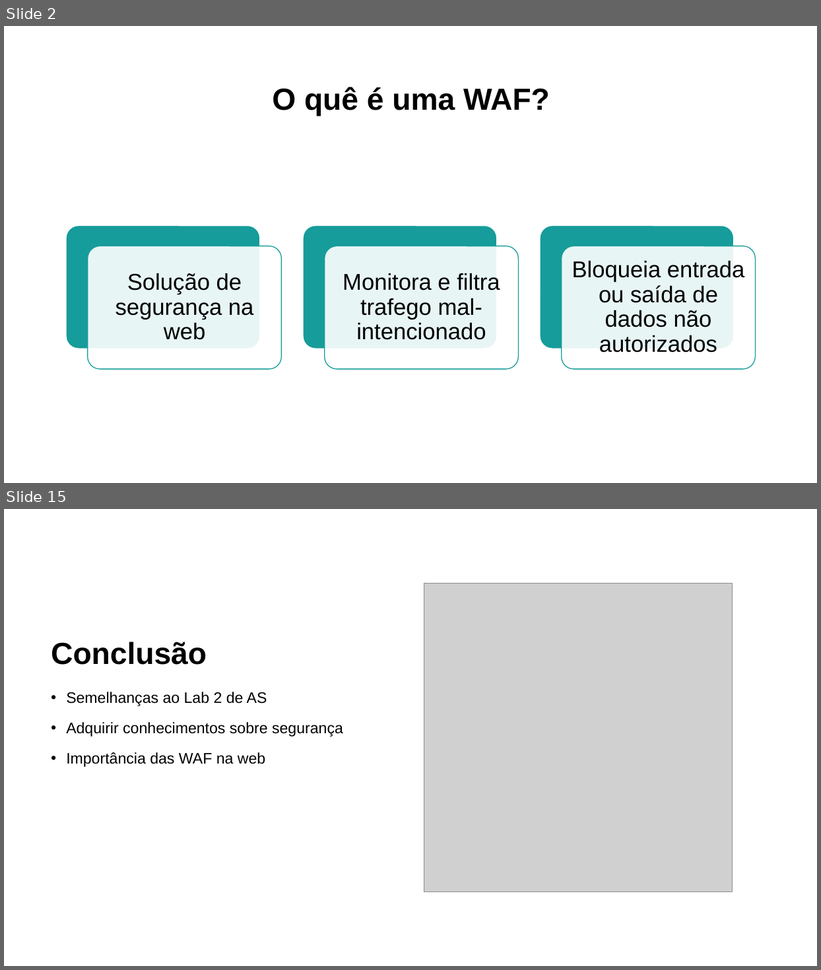
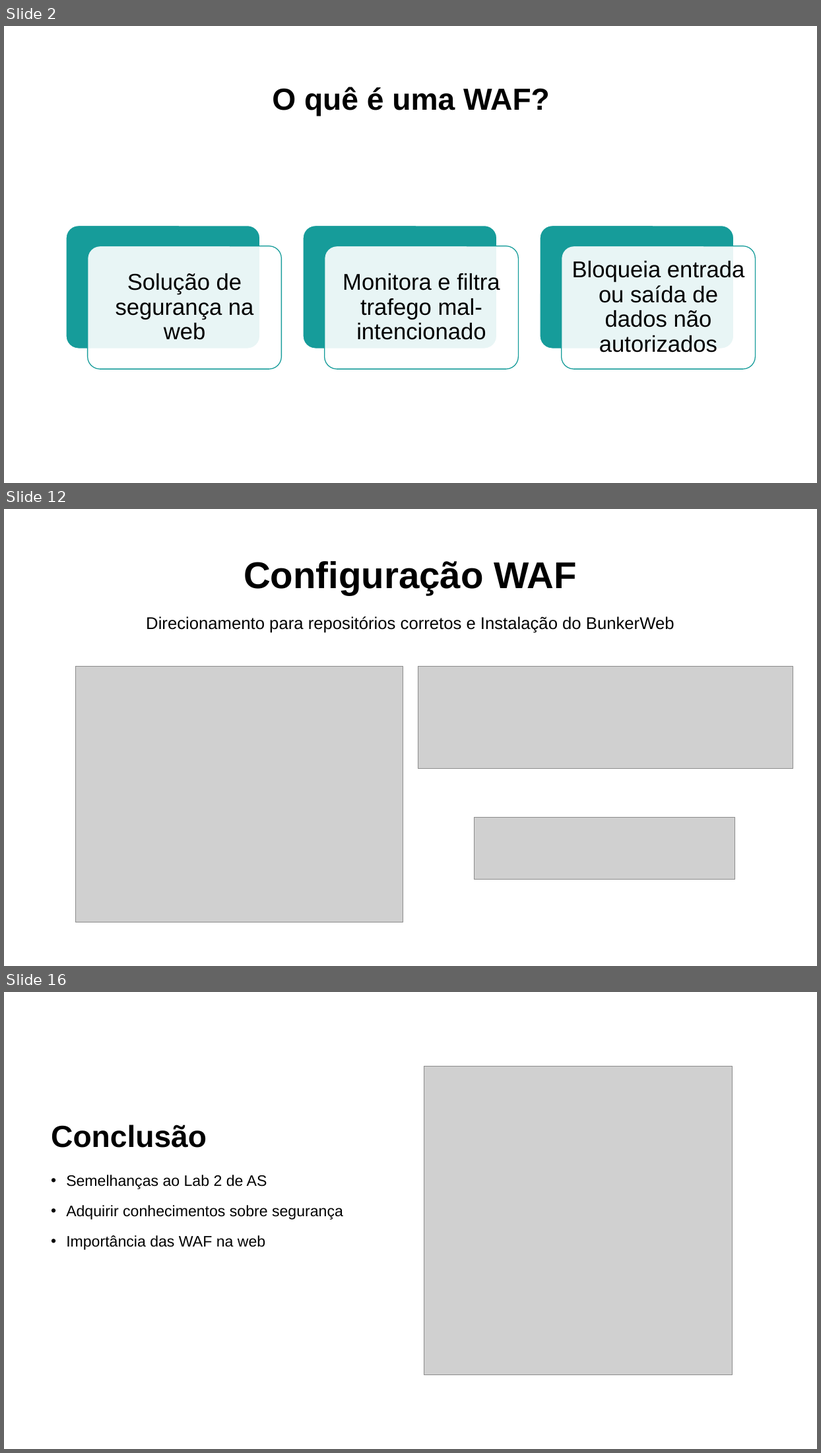
Before and after one commit to MartinhoCaeiro/WAF-Guide, a slide deck: Presentation/SlidesApresentaçãoProjeto.pptx. Shown one above the other, each under a label of ours: slides 2 and 15 before the commit, slides 2, 12 and 16 after it; the slides between them are not shown. The pictures are 821x970 and 821x1453 pixels, drawn with LibreOffice and Linux fonts; fonts in the diff are those of the drawing; grey boxes stand for pictures. Boxes give left, top, right and bottom in pixels: in the first picture for what was removed or moved away, otherwise in the second. Text is boxed around its words. In the diff, an @@ line names an element or a change of style, - is before the commit and + after.

```diff
--- a/Presentation/SlidesApresentaçãoProjeto.pptx
+++ b/Presentation/SlidesApresentaçãoProjeto.pptx
@@ slide 12 added at (x1=4, y1=509, x2=817, y2=966), background #FFFFFF @@
@@ title added at (x1=244, y1=561, x2=576, y2=595), 44 pt, text #000000, bold @@
+Configuração WAF
@@ text added at (x1=146, y1=617, x2=675, y2=633), 20 pt, text #000000 @@
+Direcionamento para repositórios corretos e Instalação do BunkerWeb
@@ picture added at (x1=75, y1=666, x2=403, y2=923) @@
@@ picture added at (x1=418, y1=666, x2=793, y2=769) @@
@@ picture added at (x1=475, y1=818, x2=735, y2=880) @@
@@ what was slide 15 is now slide 16 @@
```
Also in this commit, not shown: 8 slides changed, 4 other slides added, 4 slides removed, 3 other files.
